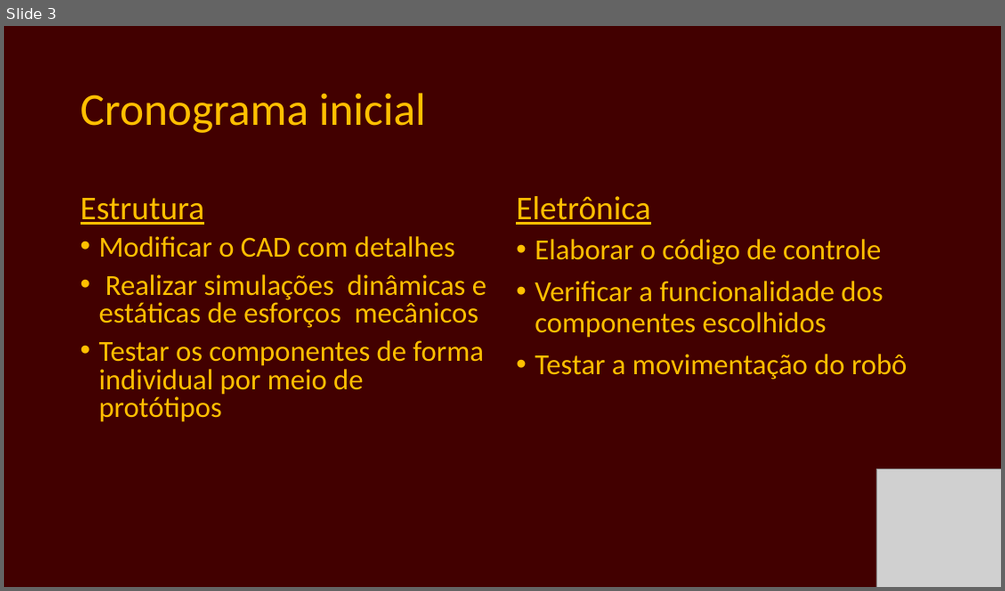
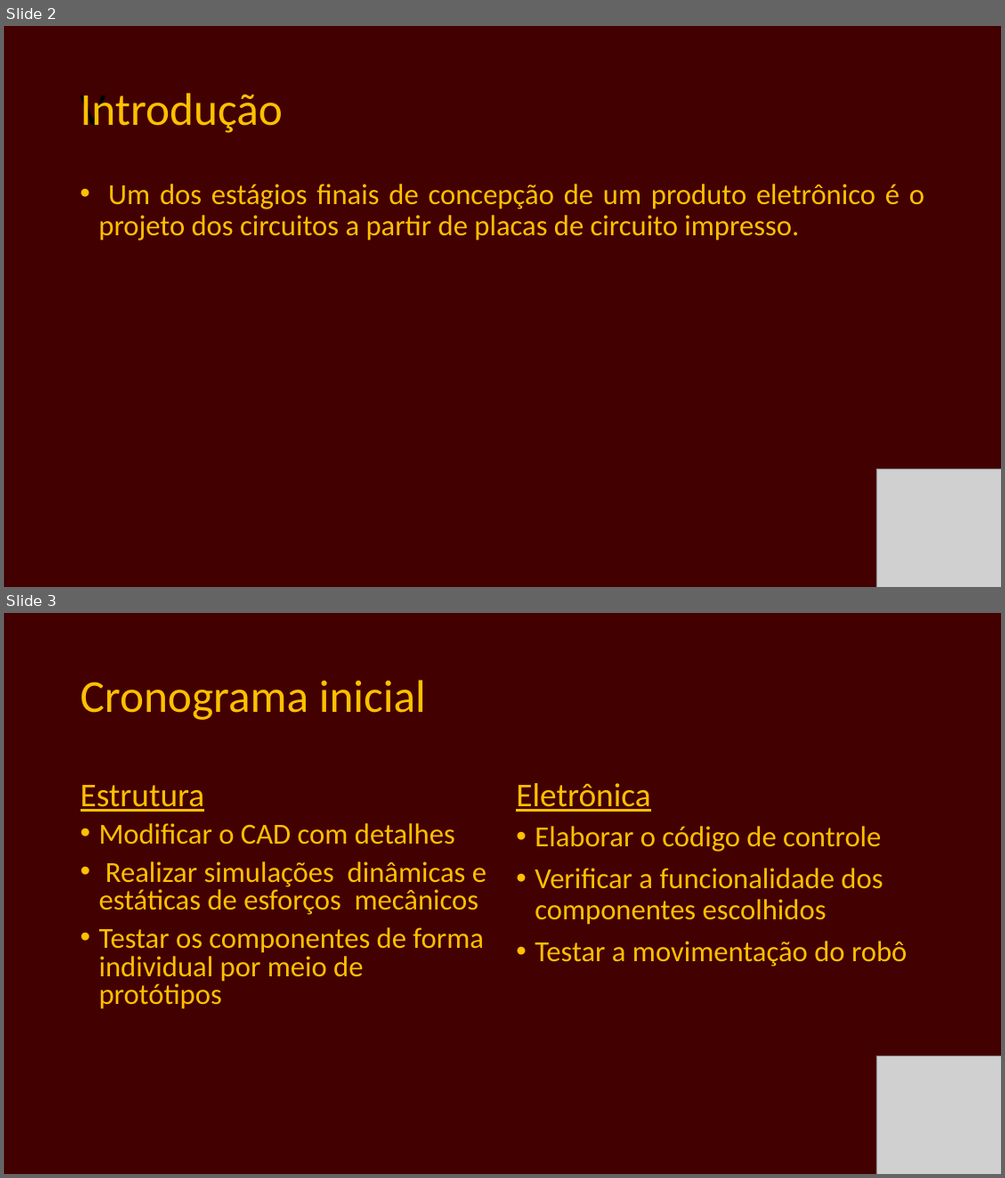
Before and after one commit to arthursgonzaga/Titans, a slide deck: Producao/Combate_1kg/Relatorio_combate_1,36kg.pptx. Shown one above the other, each under a label of ours: slide 3 before the commit, slides 2 and 3 after it. The pictures are 1005x591 and 1005x1178 pixels, drawn with LibreOffice and Linux fonts; fonts in the diff are those of the drawing; grey boxes stand for pictures. Boxes give left, top, right and bottom in pixels: in the first picture for what was removed or moved away, otherwise in the second. Text is boxed around its words. In the diff, an @@ line names an element or a change of style, - is before the commit and + after.

Commit message:
atualização do layout da placa

```diff
--- a/Producao/Combate_1kg/Relatorio_combate_1,36kg.pptx
+++ b/Producao/Combate_1kg/Relatorio_combate_1,36kg.pptx
@@ slide 2 added at [4, 26, 1001, 587], background #420000 @@
@@ title added at [80, 95, 105, 125], 44 pt, text #000000 @@
+V
@@ text added at [81, 93, 283, 133], 44 pt, text #FFC000 @@
+Introdução
@@ text added at [98, 184, 924, 240], 28 pt, text #FFC000 @@
+• Um dos estágios finais de concepção de um produto eletrônico é o projeto dos circuitos a partir de placas de circuito impresso.
@@ picture added at [877, 468, 1001, 587] @@
```
Also in this commit, not shown: 1 slide changed, 3 slides removed, 11 other files.
